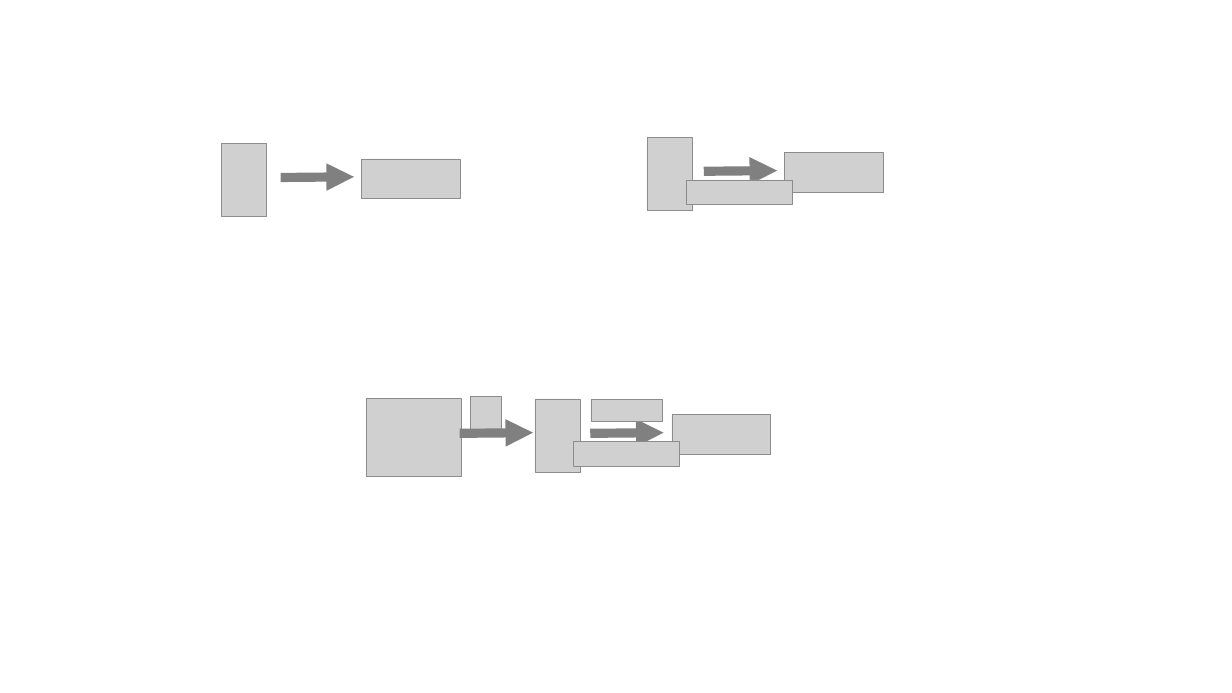
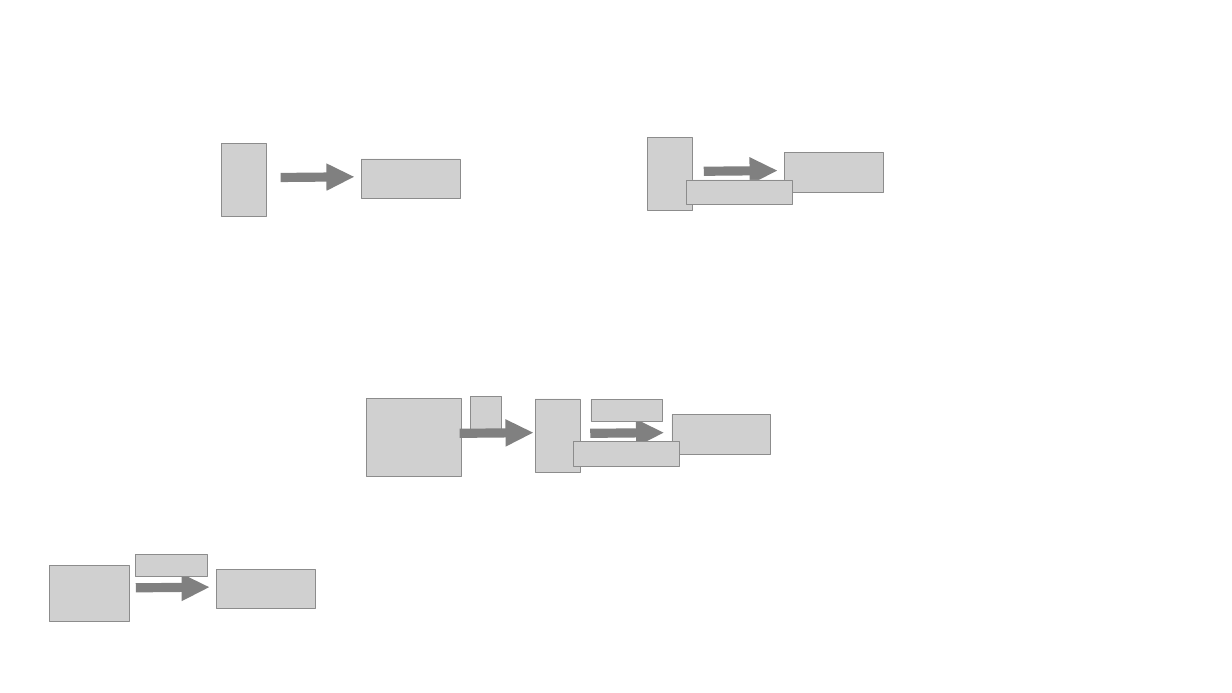
Before and after one commit to flyway/boxfuse.com, a slide deck: slide 21 of _sources/GettingStarted.pptx (slide 20 before the commit). Drawn at 1232x693 pixels with LibreOffice and Linux fonts; fonts in the diff are those of the drawing; grey boxes stand for pictures. Boxes give left, top, right and bottom in pixels: in the first picture for what was removed or moved away, otherwise in the second. Text is boxed around its words. In the diff, an @@ line names an element or a change of style, - is before the commit and + after.

```diff
--- a/_sources/GettingStarted.pptx
+++ b/_sources/GettingStarted.pptx
@@ picture added at <box>50,565,129,621</box> @@
@@ picture added at <box>136,554,207,577</box> @@
@@ picture added at <box>216,569,315,608</box> @@
@@ arrow added from (136, 588) to (209, 587), #808080 11.25 pt @@
```
Also in this commit, not shown: 1 other slide changed, 1 slide added, 6 other files.
